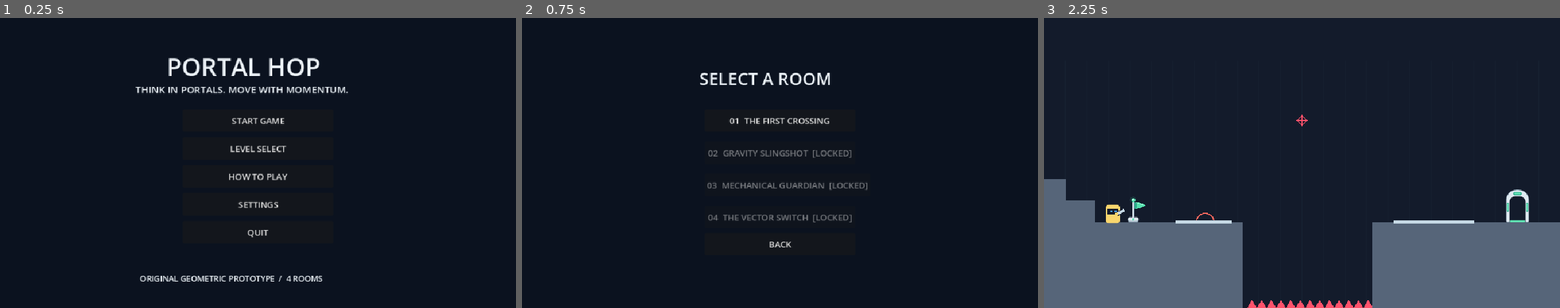
Above: before the commit, frames 1-3 (left to right).
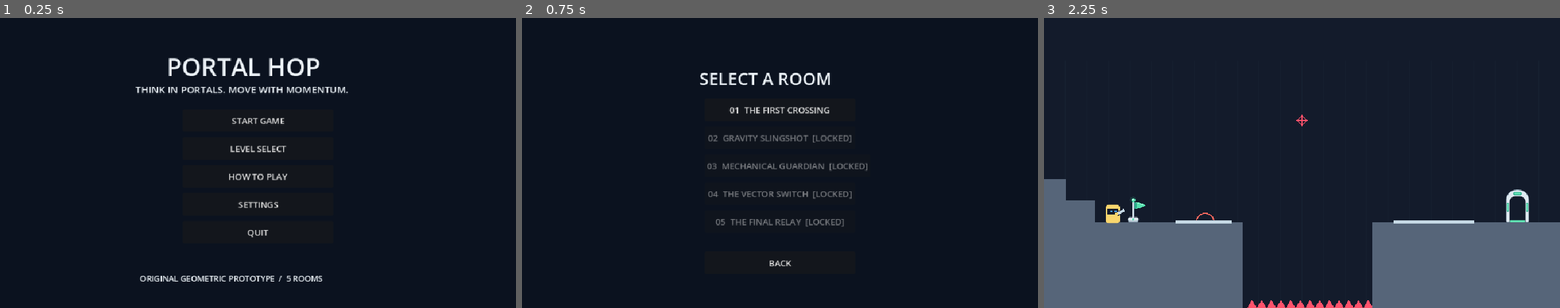
Above: after the commit, the same moments.

Repository: ackinick3/portal-hop
Game: Godot game, scene res://scenes/main.tscn
The game is run twice, just before and just after one commit, with the same random seed, the same clock (stepped at 60 frames per second) and the same inputs.
Inputs:
- Up to frame 1 (0.25 s): no input
- Up to frame 2 (0.75 s): click "LEVEL SELECT" at 0.5 s
- Up to frame 3 (2.25 s): click "BACK" at 1.25 s; click "START GAME" at 2 s

The runs differ from the first frame. In frame 1, less than 0.1% of the frame differs, in the area x 55-57%, y 88-91%; in frame 2, 2.8%, in the area x 35-67%, y 30-86%; in frame 3, nothing differs.

Commit message:
feat: add fifth final relay room and five-room progression

Diff:
--- a/actors/sentry.gd
+++ b/actors/sentry.gd
@@ -3,9 +3,10 @@
 var direction := 1.0
 var low := 440.0
 var high := 580.0
+var spawn := Vector2(510,413)
 
 func _ready() -> void:
-	position = Vector2(510,413)
+	position = spawn
 func _physics_process(delta: float) -> void:
 	if not alive: return
 	position.x += direction * 70 * delta
@@ -18,7 +19,7 @@
 	queue_redraw()
 func reset() -> void:
 	alive = true
-	position = Vector2(510,413)
+	position = spawn
 	direction = 1
 	show()
 func hit(player: CharacterBody2D, before: Vector2, incoming: Vector2) -> String:
--- a/levels/maps.gd
+++ b/levels/maps.gd
@@ -1,6 +1,6 @@
 extends RefCounted
 
-const LEVEL_COUNT := 4
+const LEVEL_COUNT := 5
 
 static func get_level(index: int) -> Dictionary:
 	match index:
@@ -12,6 +12,8 @@
 			return {"name":"MECHANICAL GUARDIAN", "spawn":Vector2(140,335), "goal":Rect2(866,376,42,54), "blocks":[Rect2(0,430,6 …(294 unchanged characters)…
 		3:
 			return {"name":"THE VECTOR SWITCH", "spawn":Vector2(128,205), "goal":Rect2(560,231,42,54), "blocks":[Rect2(0,470,960 …(411 unchanged characters)…
+		4:
+			return {"name":"THE FINAL RELAY", "spawn":Vector2(260,130), "goal":Rect2(904,296,42,54), "blocks":[Rect2(0,470,490,70),Rect2(650,390,160,150),Rect2(865,350,95,190),Rect2(190,145,140,18),Rect2(95,25,25,280)], "faces":[face(Vector2(390,470),Vector2(490,470),Vector2.UP),face(Vector2(120,35),Vector2(120,305),Vector2.RIGHT)], "hint":"Launch from the left wall. Land above the guard, then bounce or jump across the last gap.", "enemy":true, "guard":{"spawn":Vector2(720,373),"low":680.0,"high":760.0}}
 	return {}
 
 static func face(a: Vector2, b: Vector2, n: Vector2) -> Dictionary:
--- a/scenes/main.gd
+++ b/scenes/main.gd
@@ -98,8 +98,8 @@
 	label_at("SELECT A ROOM",Vector2(330,90),32)
 	for i in Maps.LEVEL_COUNT:
 		var level_index := i
-		button("%02d  %s%s" % [i+1, Maps.get_level(i).name, "  [LOCKED]" if i >= unlocked else ""],Vector2(340,170+i*60),func(): start_level(level_index), i >= unlocked)
-	button("BACK",Vector2(340,400),menu)
+		button("%02d  %s%s" % [i+1, Maps.get_level(i).name, "  [LOCKED]" if i >= unlocked else ""],Vector2(340,150+i*52),func(): start_level(level_index), i >= unlocked)
+	button("BACK",Vector2(340,435),menu)
 
 func instructions() -> void:
 	clear_panel()
@@ -182,6 +182,10 @@
 	enemy = null
 	if data.enemy:
 		enemy = load("res://actors/sentry.gd").new()
+		if data.has("guard"):
+			enemy.spawn = data.guard.spawn
+			enemy.low = data.guard.low
+			enemy.high = data.guard.high
 		world.add_child(enemy)
 	clear_panel()
 	audio.play("checkpoint")
--- a/tests/level4.gd
+++ b/tests/level4.gd
@@ -61,7 +61,7 @@
 	await frames(50)
 	check(game.deaths == 1 and game.player.position.distance_to(game.player.spawn) < 1,"Fourth room retry returns to starting ledge")
 	check(game.portals.doors[0].is_empty() and game.portals.doors[1].is_empty(),"Fourth room retry clears both portals")
-	check(maps.get_level(-1).is_empty() and maps.get_level(4).is_empty(),"Invalid room indices return no room")
+	check(maps.get_level(-1).is_empty() and maps.get_level(maps.LEVEL_COUNT).is_empty(),"Invalid room indices return no room")
 	await game.drain_audio()
 	paused = false
 	game.queue_free()
--- /dev/null
+++ b/tests/level5.gd
@@ -0,0 +1,97 @@
+extends SceneTree
+
+var failures := 0
+func check(ok: bool, message: String) -> void:
+	print("PASS: " if ok else "FAIL: ",message)
+	if not ok: failures += 1
+func _initialize() -> void: call_deferred("run")
+func frames(count: int) -> void:
+	for i in count: await physics_frame
+func release() -> void:
+	for action in ["move_left","move_right","jump"]: Input.action_release(action)
+func run() -> void:
+	var maps = load("res://levels/maps.gd")
+	check(maps.get_level(4).get("name","") == "THE FINAL RELAY","Fifth map exists and is distinct")
+	if maps.get_level(4).get("name","") != "THE FINAL RELAY":
+		quit(1)
+		return
+	var game = load("res://scenes/main.tscn").instantiate()
+	game.persistence_enabled = false
+	root.add_child(game)
+	for delay in [0,20,40]:
+		game.start_level(4)
+		await frames(4 + delay)
+		check(game.enemy != null and game.enemy.position.y == 373,"Fifth room creates its own guard on the correct platform")
+		check(game.portals.shoot(game.gun_origin(),Vector2(120,90),1),"Wall portal is shootable from starting ledge")
+		Input.action_press("move_right")
+		var floor_placed := false
+		var launched := false
+		var max_speed := 0.0
+		var jump_hold := 0
+		for i in 720:
+			await physics_frame
+			if not launched:
+				if not floor_placed and game.player.position.x > 344:
+					floor_placed = game.portals.shoot(game.gun_origin(),Vector2(440,470),0)
+				if game.player.position.x > 384 and game.player.velocity.x > 15:
+					Input.action_release("move_right")
+					Input.action_press("move_left")
+				if game.player.position.x > 384 and absf(game.player.velocity.x) < 15:
+					Input.action_release("move_left")
+				if game.transfers > 0:
+					launched = true
+					release()
+					Input.action_press("move_right")
+			else:
+				if delay < 40 and game.enemy.alive and game.player.position.x > 260:
+					Input.action_release("move_right")
+					Input.action_press("move_left")
+				elif not game.enemy.alive:
+					Input.action_release("move_left")
+					Input.action_press("move_right")
+				if game.player.is_on_floor() and not Input.is_action_pressed("jump") and game.player.position.x > 660:
+					Input.action_press("jump")
+					jump_hold = 50
+				elif jump_hold > 0: jump_hold -= 1
+				else: Input.action_release("jump")
+				if game.player.position.x > 910:
+					Input.action_release("move_right")
+					Input.action_press("move_left")
+			max_speed = maxf(max_speed,game.player.velocity.x)
+			if game.state == "won" or game.deaths > 0: break
+		release()
+		print("ROOM5_ROUTE delay=",delay," launch=",max_speed," guard_alive=",game.enemy.alive," end=",game.player.position," deaths=",game.deaths)
+		check(floor_placed and launched and max_speed > 650,"Fifth route uses actual gravity launch")
+		check(game.state == "won" and game.deaths == 0,"Fifth route reaches the goal without death")
+		check(not game.enemy.alive if delay < 40 else game.enemy.alive,"Braking route stomps; forward route legally bypasses guard")
+	var tutorial = load("res://ui/tutorial.gd")
+	game.start_level(4)
+	await frames(4)
+	check(tutorial.guidance(4,game.portals.doors,0,game.player.position).markers[0].p == Vector2(120,90),"Fifth guidance starts with its own wall marker")
+	game.portals.shoot(game.gun_origin(),Vector2(120,90),1)
+	check(tutorial.guidance(4,game.portals.doors,0,game.player.position).markers[0].p == Vector2(440,470),"Fifth guidance advances to its own floor marker")
+	check(tutorial.guidance(4,game.portals.doors,1,game.player.position).markers.is_empty(),"Launch clears placement markers")
+	game.start_level(4)
+	await frames(4)
+	check(game.portals.shoot(game.gun_origin(),Vector2(120,90),1),"Retry fixture places wall portal")
+	Input.action_press("move_right")
+	for i in 100:
+		await physics_frame
+		if game.player.position.x > 344: break
+	release()
+	check(game.portals.shoot(game.gun_origin(),Vector2(440,470),0),"Retry fixture places floor portal after leaving ledge")
+	game.enemy.alive = false
+	game.enemy.hide()
+	game.player.die()
+	await frames(50)
+	check(game.enemy.alive and game.enemy.position.y == 373 and game.enemy.position.x >= 680 and game.enemy.position.x <= 760,"Death restores fifth-room guard to its own patrol")
+	check(game.player.position.distance_to(game.player.spawn) < 1 and game.portals.doors[0].is_empty() and game.portals.doors[1].is_empty(),"Fifth-room retry restores start and clears both placed portals")
+	game.start_level(2)
+	await frames(4)
+	check(game.enemy.position.y == 413 and game.enemy.low == 440 and game.enemy.high == 580,"Third-room guard keeps original spawn and patrol")
+	await game.drain_audio()
+	paused = false
+	game.queue_free()
+	await process_frame
+	print("LEVEL5_TEST_FAILURES=",failures)
+	quit(0 if failures == 0 else 1)
--- a/tests/no_portal_bypass.gd
+++ b/tests/no_portal_bypass.gd
@@ -4,24 +4,27 @@
 	var game = load("res://scenes/main.tscn").instantiate()
 	game.persistence_enabled = false
 	root.add_child(game)
-	game.start_level(3)
-	game.player.jumped.connect(func(): print("JUMP ",game.player.position))
-	game.player.landed.connect(func(): print("LAND ",game.player.position))
-	Input.action_press("move_right")
-	var jump_hold := 0
-	for i in 400:
-		await physics_frame
-		var x: float = game.player.position.x
-		if game.player.is_on_floor() and not Input.is_action_pressed("jump") and (x > 140 and x < 200 or x > 330 and x < 350):
-			Input.action_press("jump")
-			jump_hold = 50
-		elif jump_hold > 0: jump_hold -= 1
-		else: Input.action_release("jump")
-		if game.state == "won": break
-	Input.action_release("move_right")
-	Input.action_release("jump")
-	var blocked: bool = game.state != "won"
-	print("NO_PORTAL_BYPASS_PASS=",blocked," final_position=",game.player.position)
+	var blocked := true
+	for room in [3,4]:
+		game.start_level(room)
+		game.player.jumped.connect(func(): print("JUMP ",game.player.position))
+		game.player.landed.connect(func(): print("LAND ",game.player.position))
+		Input.action_press("move_right")
+		var jump_hold := 0
+		for i in 400:
+			await physics_frame
+			var x: float = game.player.position.x
+			var near_edge: bool = (x > 140 and x < 200 or x > 330 and x < 350) if room == 3 else (x > 310 and x < 330 or x > 470 and x < 490)
+			if game.player.is_on_floor() and not Input.is_action_pressed("jump") and near_edge:
+				Input.action_press("jump")
+				jump_hold = 50
+			elif jump_hold > 0: jump_hold -= 1
+			else: Input.action_release("jump")
+			if game.state == "won": break
+		Input.action_release("move_right")
+		Input.action_release("jump")
+		blocked = blocked and game.state != "won"
+		print("NO_PORTAL_BYPASS room=",room + 1," blocked=",game.state != "won"," final_position=",game.player.position)
 	await game.drain_audio()
 	paused = false
 	game.queue_free()
--- a/tests/progression.gd
+++ b/tests/progression.gd
@@ -35,17 +35,32 @@
 	if next != null: next.pressed.emit()
 	check(game.index == 3 and game.data.name == "THE VECTOR SWITCH" and game.state == "playing","Next-room button starts actual fourth map")
 	var current_player = game.player
-	game.start_level(4)
+	game.start_level(5)
 	check(game.index == 3 and game.player == current_player,"Invalid room request leaves current room intact")
 	game.complete()
-	check(find_button(game,"NEXT ROOM") == null,"Room 4 is the final room; no nonexistent room 5 button")
+	check(game.unlocked == 5,"Beating room 4 unlocks room 5")
+	next = find_button(game,"NEXT ROOM")
+	check(next != null,"Room 4 results offer room 5")
+	if next != null: next.pressed.emit()
+	check(game.index == 4 and game.data.name == "THE FINAL RELAY" and game.state == "playing","Next-room button starts actual fifth map")
+	game.complete()
+	check(find_button(game,"NEXT ROOM") == null,"Room 5 is the final room")
 	game.level_select()
 	fourth = find_button(game,"04")
 	check(fourth != null and not fourth.disabled,"Unlocked room 4 can be selected")
 	legacy.set_value("progress","unlocked",4)
 	game.restore_progress(legacy)
-	check(game.unlocked == 4,"New four-room progress restores correctly")
-	# Unlike real UI input, the assertions above finish two rooms in the same frame.
+	check(game.unlocked == 4,"Old four-room progress is preserved without assuming completion")
+	game.level_select()
+	var fifth := find_button(game,"05")
+	check(fifth != null and fifth.disabled,"Old save unlocks room 5 only after beating room 4")
+	legacy.set_value("progress","unlocked",5)
+	game.restore_progress(legacy)
+	check(game.unlocked == 5 and is_equal_approx(game.volume,0.35),"Five-room progress and volume restore correctly")
+	game.level_select()
+	fifth = find_button(game,"05")
+	check(fifth != null and not fifth.disabled,"Unlocked fifth room can be selected")
+	# Unlike real UI input, the assertions above finish three rooms in the same frame.
 	# Let those overlapping result cues finish; immediate close is tested by audio_quit.
 	await create_timer(0.3).timeout
 	await game.drain_audio()
--- a/ui/tutorial.gd
+++ b/ui/tutorial.gd
@@ -6,6 +6,14 @@
 static func guidance(level: int, doors: Array[Dictionary], transfers: int, position: Vector2) -> Dictionary:
 	var red := Color("ff685e")
 	var blue := Color("4ba9ff")
+	if level == 4:
+		if transfers > 0:
+			return {"text":"Steer LEFT to descend onto the guard, then steer RIGHT after the bounce. Or land beyond it and jump to the exit.", "markers":[]}
+		if doors[1].is_empty():
+			return {"text":"Place BLUE high on the left wall to clear the starting ledge.", "markers":[marker(Vector2(120,90),blue,"BLUE HIGH",Vector2.RIGHT)]}
+		if doors[0].is_empty():
+			return {"text":"Leave the ledge to the RIGHT, then place RED on the floor below. Brake over the opening.", "markers":[marker(Vector2(440,470),red,"RED BELOW",Vector2.UP)]}
+		return {"text":"Fall into RED for the launch. R retries and restores the guard.", "markers":[marker(doors[0].p,red,"FALL IN",Vector2.UP)]}
 	if level == 3:
 		if transfers > 0:
 			return {"text":"TURN COMPLETE! Steer LEFT to land on the raised platform, then walk to the green exit. Missed it? R retries.", "markers":[]}
Not shown, changed: docs/build-manifest.txt
Binary file changed: docs/level-select.png
Binary file changed: docs/menu.png
Binary file changed: docs/room1.png
Binary file changed: docs/room2.png
Binary file changed: docs/room3.png
Binary file changed: docs/room4.png
Binary file added: docs/room5.png
Not shown, added: docs/room5.png.import
Not shown, added: tests/level5.gd.uid
Not shown, changed: PROJECT_STATE.md
Not shown, changed: README.md
(and 12 more such lines)
